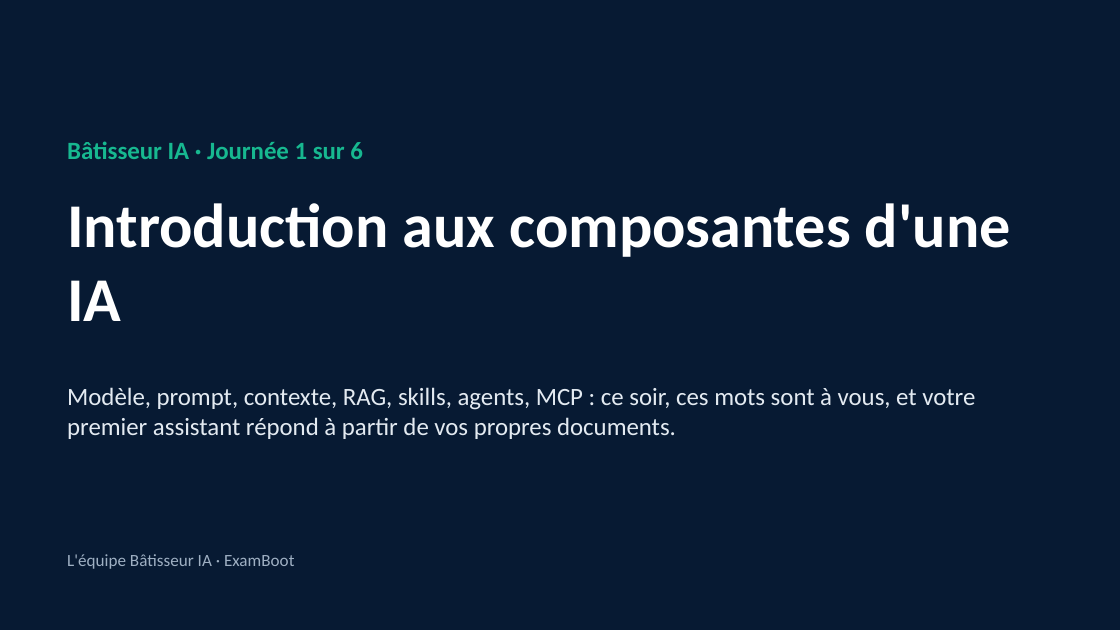
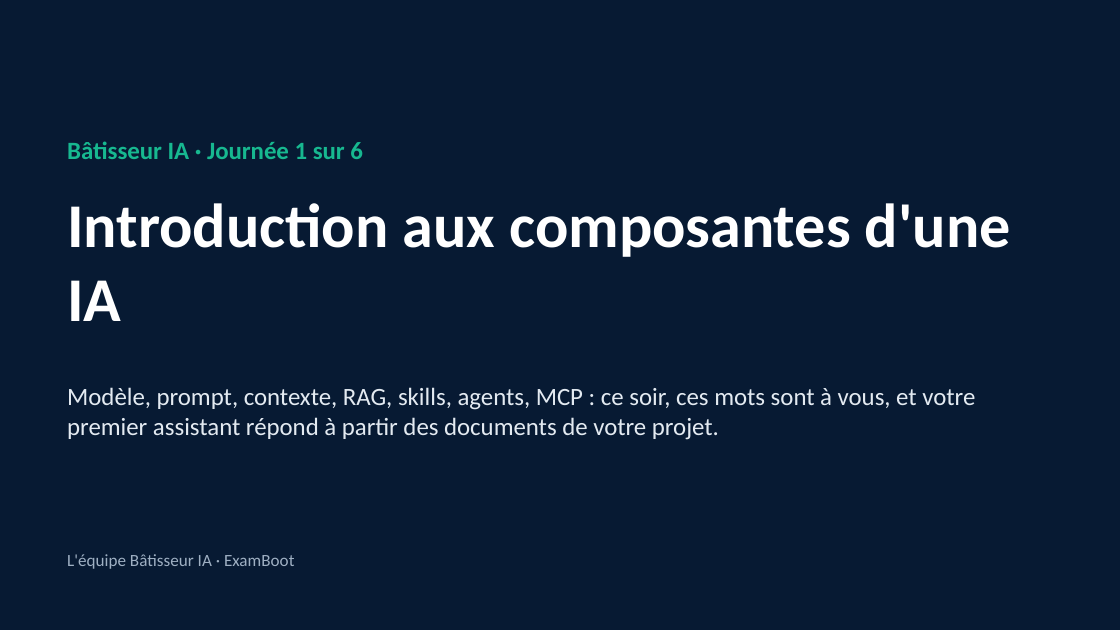
Before and after one commit to benyG/cisspbootcamp, a slide deck: slide 1 of content/library/files/Batisseur-IA-J1.pptx. Drawn at 1120x630 pixels with LibreOffice and Linux fonts; fonts in the diff are those of the drawing. Boxes give left, top, right and bottom in pixels: in the first picture for what was removed or moved away, otherwise in the second. Text is boxed around its words. In the diff, an @@ line names an element or a change of style, - is before the commit and + after.

```diff
--- a/content/library/files/Batisseur-IA-J1.pptx
+++ b/content/library/files/Batisseur-IA-J1.pptx
@@ text at [67, 387, 975, 440]: text changed @@
-Modèle, prompt, contexte, RAG, skills, agents, MCP : ce soir, ces mots sont à vous, et votre premier assistant répond à partir de vos propres documents.
+Modèle, prompt, contexte, RAG, skills, agents, MCP : ce soir, ces mots sont à vous, et votre premier assistant répond à partir des documents de votre projet.
```
Also in this commit, not shown: 12 other slides changed, 1 slide added, 6 other files.
